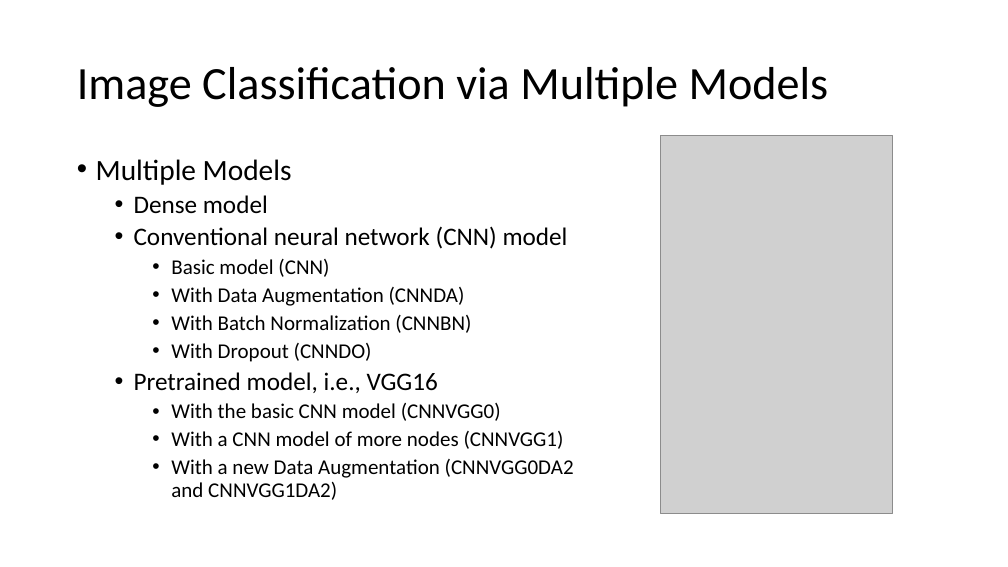
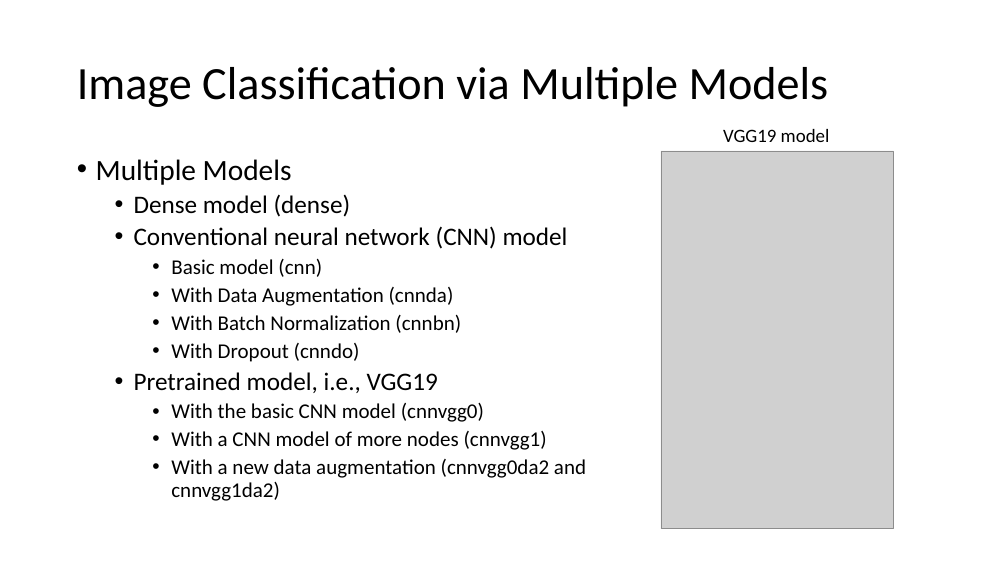
Before and after one commit to eegshou/dsc_proj4, a slide deck: slide 4 of Presentation_project4.pptx. Drawn at 1008x567 pixels with LibreOffice and Linux fonts; fonts in the diff are those of the drawing; grey boxes stand for pictures. Boxes give left, top, right and bottom in pixels: in the first picture for what was removed or moved away, otherwise in the second. Text is boxed around its words. In the diff, an @@ line names an element or a change of style, - is before the commit and + after.

```diff
--- a/Presentation_project4.pptx
+++ b/Presentation_project4.pptx
@@ text added at [723,129,830,142], 18 pt, text #000000 @@
+VGG19 model
@@ picture: place and size @@
-picture at [660,135,893,513]
+picture at [661,151,894,529]
@@ text at [134,194,351,217]: text changed @@
-  • Dense model
+  • Dense model (dense)
@@ text at [134,259,586,501]: text changed @@
-    • Basic model (CNN)
-    • With Data Augmentation (CNNDA)
-    • With Batch Normalization (CNNBN)
-    • With Dropout (CNNDO)
-  • Pretrained model, i.e., VGG16
-    • With the basic CNN model (CNNVGG0)
-    • With a CNN model of more nodes (CNNVGG1)
-    • With a new Data Augmentation (CNNVGG0DA2 and CNNVGG1DA2)
+    • Basic model (cnn)
+    • With Data Augmentation (cnnda)
+    • With Batch Normalization (cnnbn)
+    • With Dropout (cnndo)
+  • Pretrained model, i.e., VGG19
+    • With the basic CNN model (cnnvgg0)
+    • With a CNN model of more nodes (cnnvgg1)
+    • With a new data augmentation (cnnvgg0da2 and cnnvgg1da2)
```
Also in this commit, not shown: 3 other slides changed, 1 other file.
